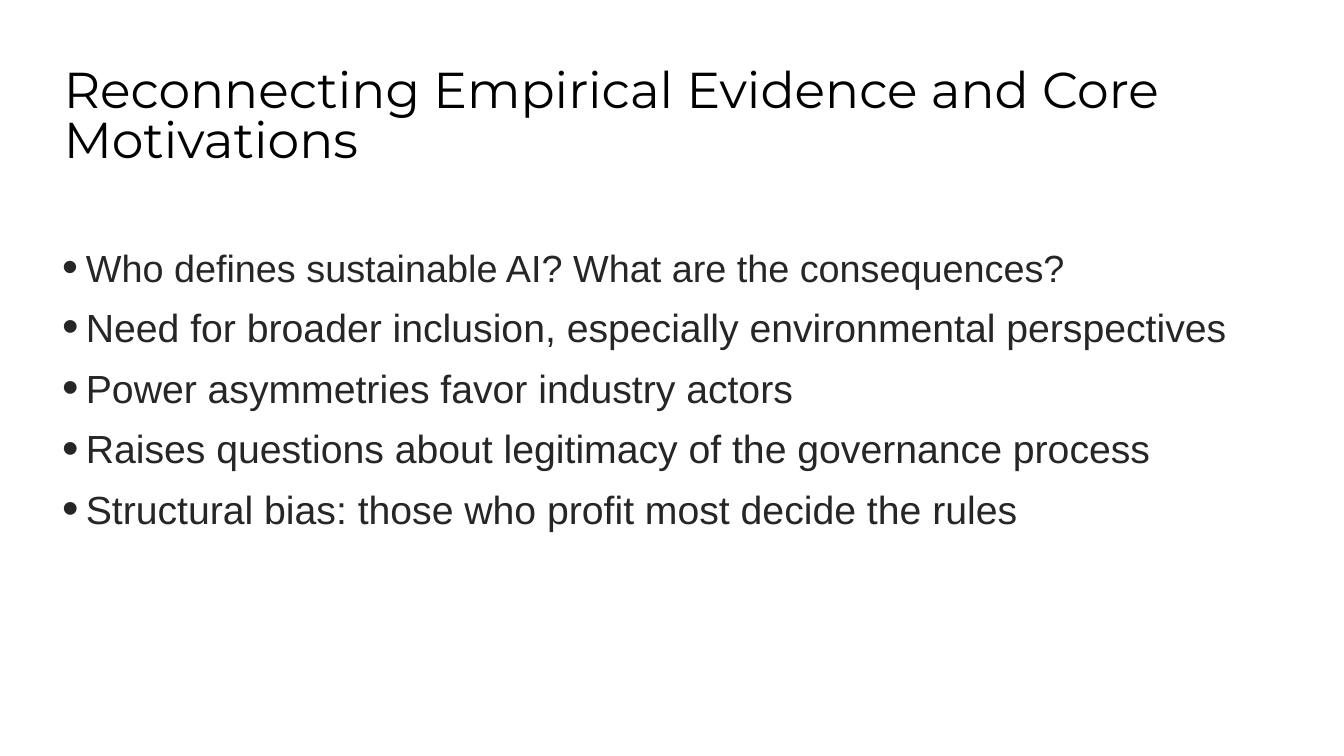
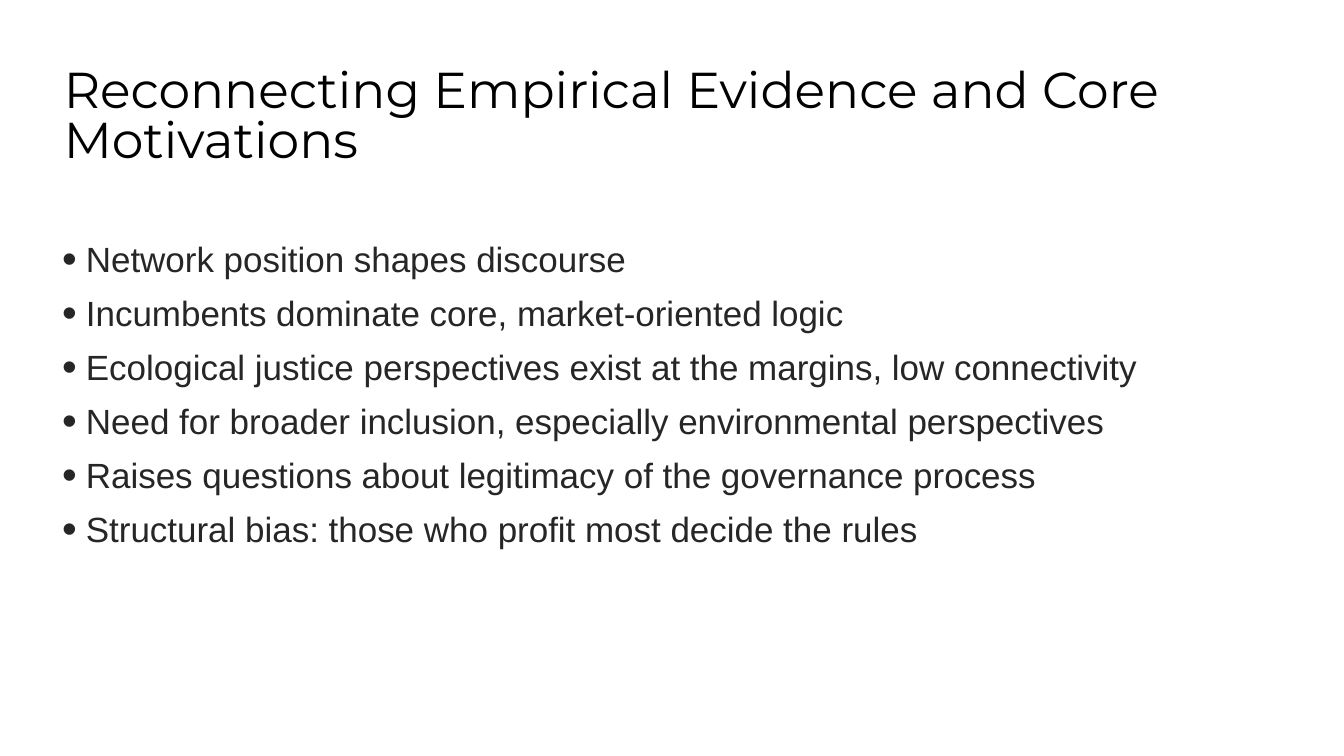
Before and after one commit to netzldatasolutions/netzldatasolutions.at, a slide deck: slide 20 of assets/Slidedeck.pptx. Drawn at 1344x756 pixels with LibreOffice and Linux fonts; fonts in the diff are those of the drawing; background and template pictures are left out. Boxes give left, top, right and bottom in pixels: in the first picture for what was removed or moved away, otherwise in the second. Text is boxed around its words. In the diff, an @@ line names an element or a change of style, - is before the commit and + after.

```diff
--- a/assets/Slidedeck.pptx
+++ b/assets/Slidedeck.pptx
@@ text at (86,246,1137,387): text changed; size 27 to 25 pt @@
-• Who defines sustainable AI? What are the consequences?
+• Network position shapes discourse
+• Incumbents dominate core, market-oriented logic
+• Ecological justice perspectives exist at the margins, low connectivity
@@ text at (86,374,793,411): paragraph removed @@
-• Power asymmetries favor industry actors
@@ text at (86,408,1104,549): size 28 to 25 pt in "Need for broader inclusion, especially environmental perspec ...", "Raises questions about legitimacy of the governance ...", "Structural bias: those who profit most decide ..."; line spacing 1.05 to 1.02 @@
```
Also in this commit, not shown: 3 other slides changed, 1 slide added.
